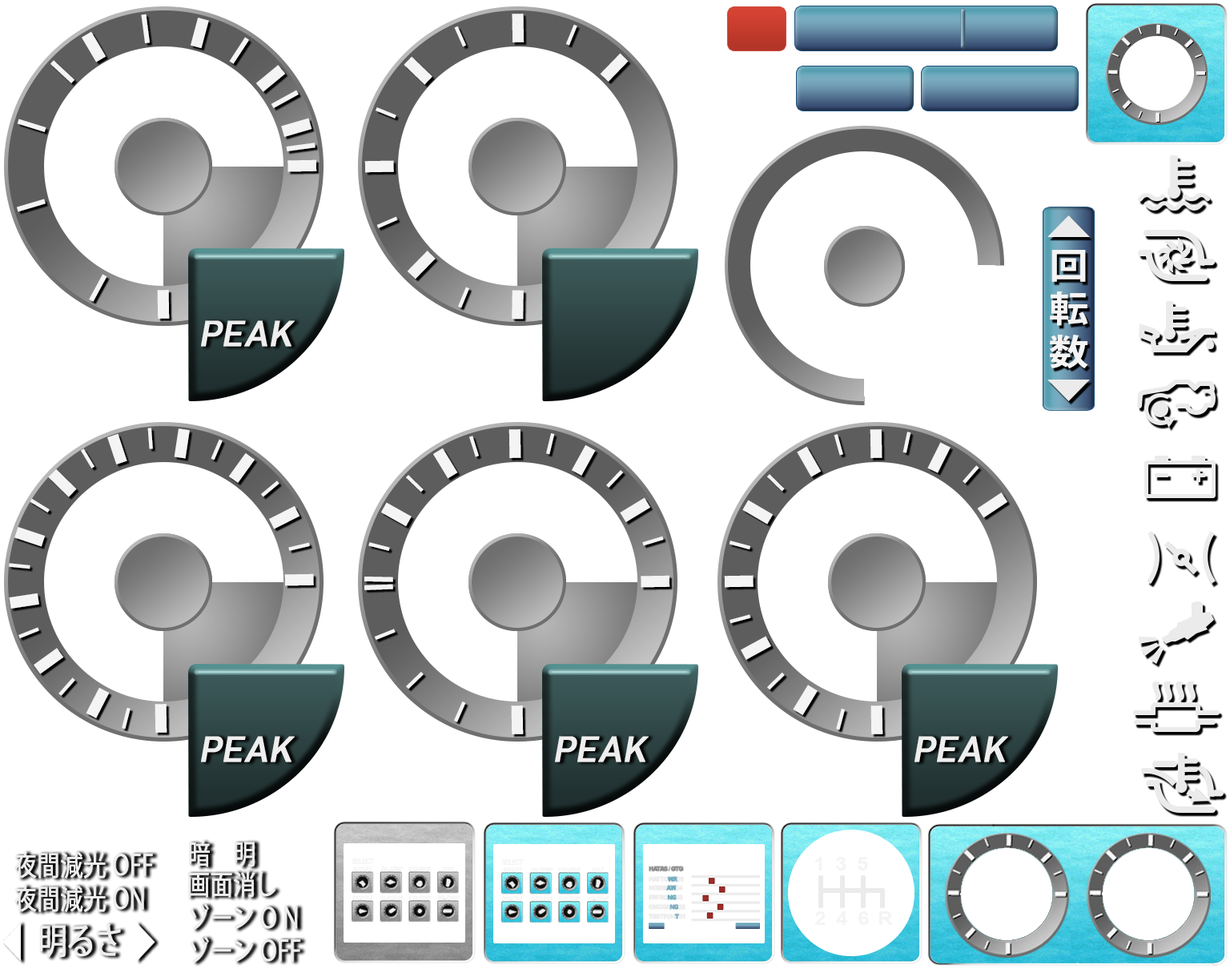
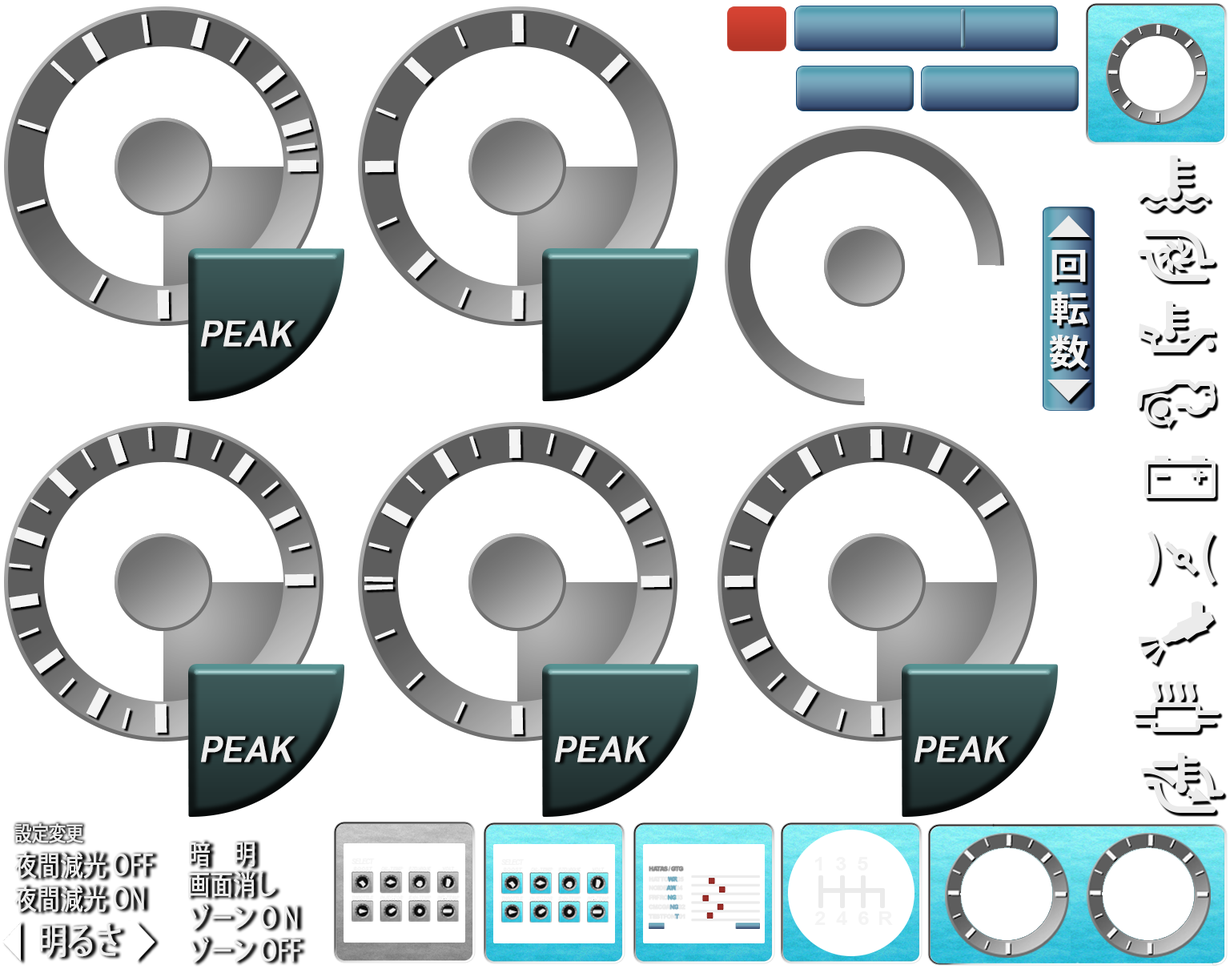
Before/after of a 1230 × 969 layered artwork. What changed in the layer stack:
added layer "設定変更" in group "Display Text" over <box>14,823,84,844</box>
